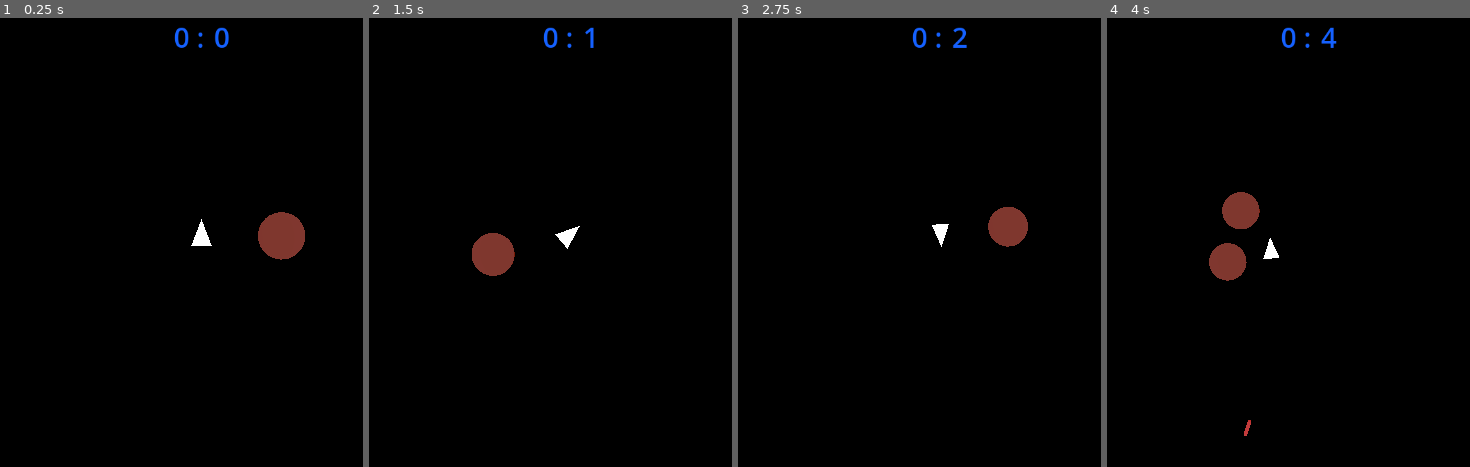
Above: before the commit, frames 1-4 (left to right).
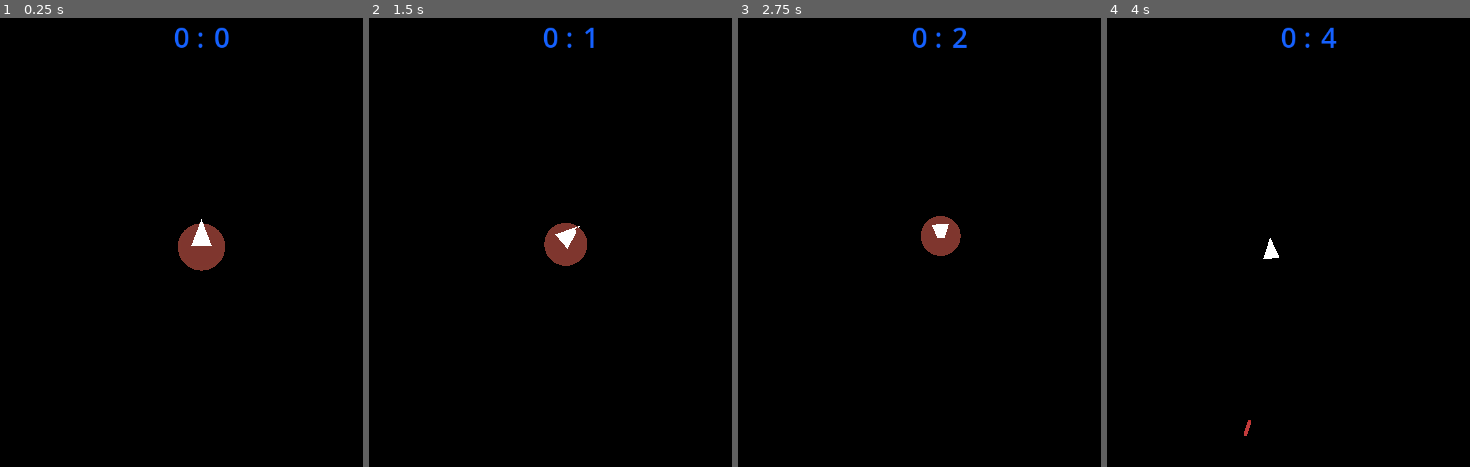
Above: after the commit, the same moments.

Repository: BallisticBugaloo/BallisticBugaloo-Godot-Project-Demos
Game: Godot game, scene res://Demos/Space_shooter/space_shooter_demo.tscn
Two runs of this game, one before a commit and one after it. Both use one fixed random seed, a clock stepped at 60 frames per second and the inputs below.
Inputs (mouse positions are in pixels of both pictures, inside the frame that each line leads up to):
- Up to frame 1 (0.25 s): no input
- Up to frame 2 (1.5 s): tap Enter at 0.5 s; move the mouse to (outside the picture) at 0.52 s; press the mouse at (outside the picture) at 0.53 s; hold D (right) 0.53-1.28 s; move the mouse to (408, 264) at 1.27 s; release the mouse at (408, 264) at 1.28 s; hold S (backward) from 1.28 s (still down); right-click (408, 264) at 1.35 s
- Up to frame 3 (2.75 s): click (777, 264) at 1.55 s; move the mouse to (1021, 143) at 2.02 s; release S (backward) at 2.03 s; press the mouse at (1021, 143) at 2.03 s; hold D (right) from 2.03 s (still down)
- Up to frame 4 (4 s): move the mouse to (1270, 332) at 2.77 s; release D (right) at 2.78 s; release the mouse at (1270, 332) at 2.78 s; hold W (forward) 2.78-3.53 s; tap Space (space_shoot) at 2.85 s; click (1270, 332) at 3.05 s; move the mouse to (outside the picture) at 3.52 s; press the mouse at (outside the picture) at 3.53 s; hold A (left) from 3.53 s (still down)

The runs differ from the first frame. In frame 1, 2.0% of the frame differs, in the area x 49-85%, y 43-57%; in frame 2, 1.6%; in frame 3, 1.4%; in frame 4, 1.3%.

Commit message:
new commit

Diff:
--- a/Godot Games/demogames/Demos/Space_shooter/Scenes/Bullet/bullet.tscn
+++ b/Godot Games/demogames/Demos/Space_shooter/Scenes/Bullet/bullet.tscn
@@ -20,6 +20,8 @@
 
 [node name="Bullet" type="Area3D"]
 top_level = true
+collision_layer = 4
+collision_mask = 0
 script = ExtResource("1_wbfne")
 
 [node name="CollisionShape3D" type="CollisionShape3D" parent="."]
--- a/Godot Games/demogames/Demos/Space_shooter/Scenes/Enemies/enemy_orb.gd
+++ b/Godot Games/demogames/Demos/Space_shooter/Scenes/Enemies/enemy_orb.gd
@@ -11,3 +11,7 @@
 	look_at(player_ship.global_transform.origin,Vector3.UP)
 
 	position = player_ship.global_position - global_position
+
+
+func _on_area_entered(area: Area3D) -> void:
+	queue_free()
--- a/Godot Games/demogames/Demos/Space_shooter/Scenes/Enemies/enemy_orb.tscn
+++ b/Godot Games/demogames/Demos/Space_shooter/Scenes/Enemies/enemy_orb.tscn
@@ -20,13 +20,16 @@
 
 [node name="Enemy_orb" type="Area3D"]
 collision_layer = 2
-collision_mask = 0
+collision_mask = 4
 script = ExtResource("1_uolc5")
 
 [node name="CollisionShape3D" type="CollisionShape3D" parent="."]
 transform = Transform3D(0.98, 0, 0, 0, 0.98, 0, 0, 0, 0.98, 0, 0, 0)
+visible = false
 shape = SubResource("CylinderShape3D_73jl7")
 
 [node name="MeshInstance3D" type="MeshInstance3D" parent="."]
 transform = Transform3D(0.466846, 0, 0, 0, 0.466846, 0, 0, 0, 0.466846, 0, 0, 0)
 mesh = SubResource("SphereMesh_73jl7")
+
+[connection signal="area_entered" from="." to="." method="_on_area_entered"]
--- a/Godot Games/demogames/Demos/Space_shooter/space_shooter_demo.gd
+++ b/Godot Games/demogames/Demos/Space_shooter/space_shooter_demo.gd
@@ -8,7 +8,7 @@
 
 func _ready() -> void:
 	#$Enemies/Timer.start()
-	print(get_viewport())
+	pass
 
 func _physics_process(delta: float) -> void:
 
@@ -27,6 +27,7 @@
 func enemy_spawn():
 	var enemy_orb = preload("res://Demos/Space_shooter/Scenes/Enemies/enemy_orb.tscn")
 	var enemy_orb_instance := enemy_orb.instantiate()
-	$Enemies.add_child(enemy_orb_instance)
-	enemy_orb_instance.transform = %Enemy_Spawn_POS.global_transform
+	var enemy_pos = $top_down_view/Space_ship.position * 2
+	add_child(enemy_orb_instance)
+	enemy_orb_instance.position = enemy_pos
 	$Enemies/Timer.start()
--- a/Godot Games/demogames/Demos/Space_shooter/space_shooter_demo.tscn
+++ b/Godot Games/demogames/Demos/Space_shooter/space_shooter_demo.tscn
@@ -73,12 +73,12 @@
 
 [node name="Enemy_Spawn_POS" type="Marker3D" parent="top_down_view/Space_ship"]
 unique_name_in_owner = true
-transform = Transform3D(1, 0, 0, 0, 1, 0, 0, 0, 1, 7.84564, 0, -1.08484)
+transform = Transform3D(1, 0, 0, 0, 1, 0, 0, 0, 1, 11.419226, 0, -1.08484)
 
 [node name="Enemies" type="Node3D" parent="."]
 
 [node name="Timer" type="Timer" parent="Enemies"]
-wait_time = 3.0
+wait_time = 6.0
 one_shot = true
 
 [connection signal="timeout" from="ingame_UI/Timer" to="." method="_on_timer_timeout"]
--- a/Godot Games/demogames/project.godot
+++ b/Godot Games/demogames/project.godot
@@ -12,7 +12,7 @@
 
 config/name="DemoGames"
 run/main_scene="uid://d34qkdqjj20np"
-config/features=PackedStringArray("4.4", "GL Compatibility")
+config/features=PackedStringArray("4.5", "GL Compatibility")
 config/icon="res://icon.svg"
 
 [global_group]
